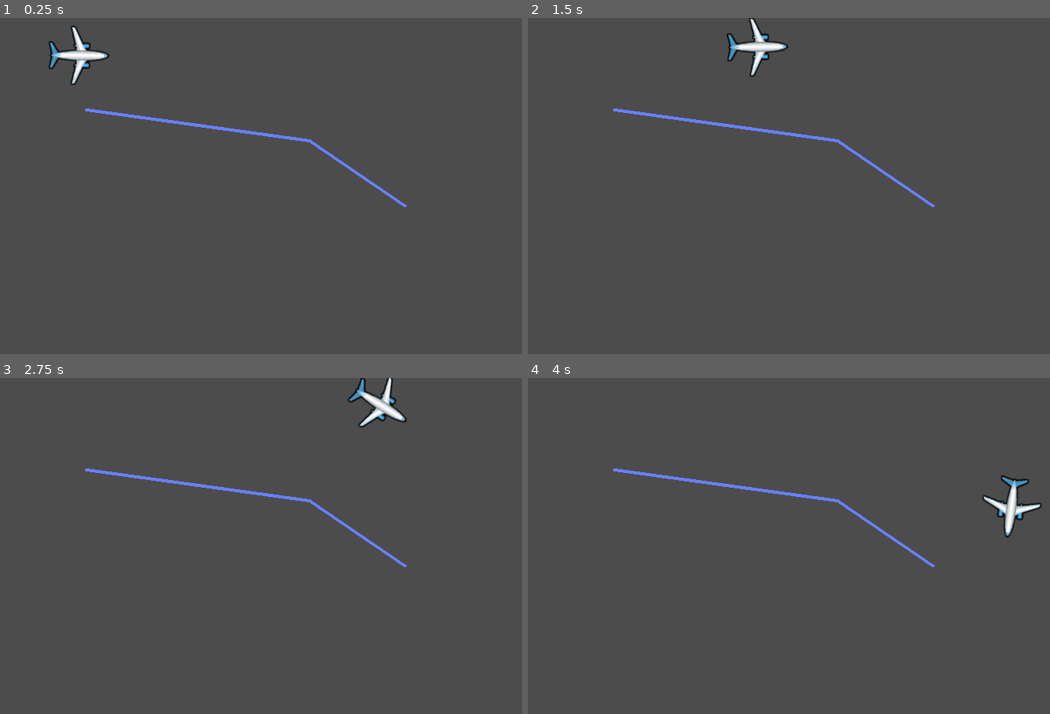
Above: before the commit, frames 1-4 (two rows, left to right).
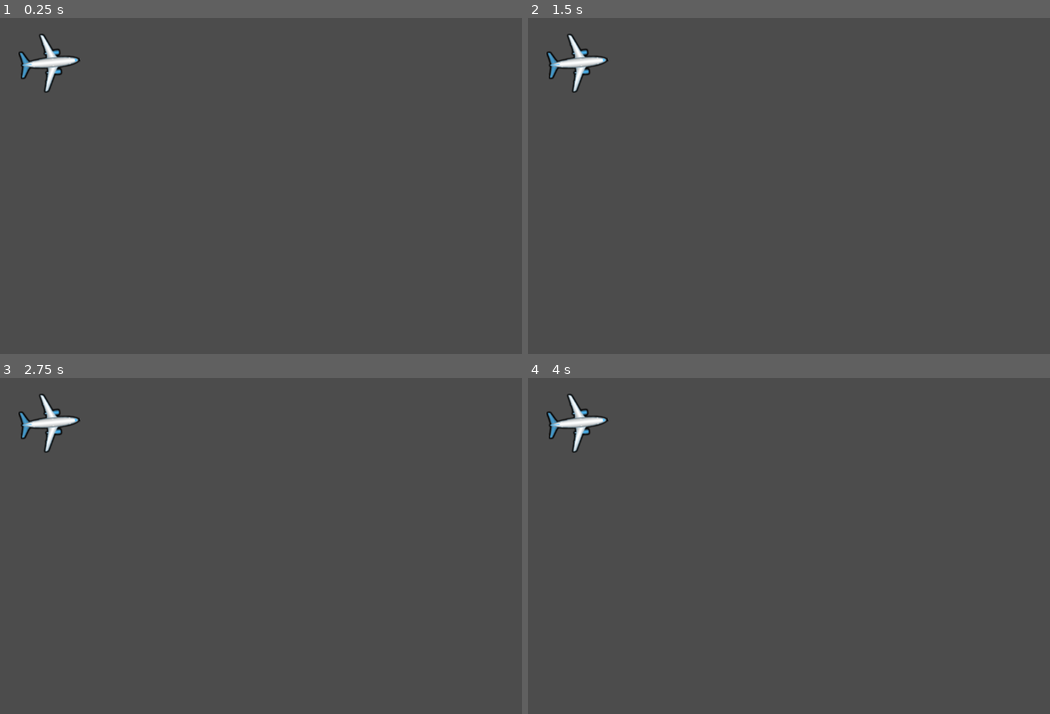
Above: after the commit, the same moments.

Repository: Zolibot/SeaPortGame
Game: Godot game, scene res://scene/protatape/PathFollowTest/UsePathFollow.tscn
The game is run twice, just before and just after one commit, with the same random seed, the same clock (stepped at 60 frames per second) and the same inputs. Before the commit the project starts from res://scene/protatape/UsePathFollow.tscn.
Inputs (mouse positions are in pixels of both pictures, inside the frame that each line leads up to):
- Up to frame 1 (0.25 s): no input
- Up to frame 2 (1.5 s): move the mouse to (882, 179) at 0.52 s; click (882, 179) at 0.67 s; move the mouse to (627, 216) at 1.27 s; click (627, 216) at 1.42 s
- Up to frame 3 (2.75 s): move the mouse to (281, 478) at 2.02 s; click (281, 478) at 2.17 s
- Up to frame 4 (4 s): move the mouse to (715, 630) at 2.77 s; click (715, 630) at 2.92 s; move the mouse to (935, 613) at 3.52 s; click (935, 613) at 3.67 s

The runs differ from the first frame. In frame 1, 1.8% of the frame differs, in the area x 3-78%, y 2-57%; in frame 2, 1.9%; in frame 3, 1.9%; in frame 4, 1.9%, in the area x 3-99%, y 4-57%.

Commit message:
На ветке master 	изменено:      project.godot 	новый файл:    scene/protatape/PathBath/Draw.gd 	новый файл:    scene/protatape/PathBath/Draw.tscn 	новый файл:    scene/protatape/PathBath/PathfollowBath.gd 	новый файл:    scene/protatape/PathBath/PathfollowBath.tscn 	новый файл:    scene/protatape/PathBath/Plane.gd 	новый файл:    scene/protatape/PathBath/Plane.tscn 	новый файл:    scene/protatape/PathBath/new_atlastexture.atlastex 	переименовано: scene/protatape/Draw.gd -> scene/protatape/PathFollowTest/Draw.gd 	переименовано: scene/protatape/PathFollow2D.gd -> scene/protatape/PathFollowTest/PathFollow2D.gd 	переименовано: scene/protatape/PathFollowWxaple.gd -> scene/protatape/PathFollowTest/PathFollowWxaple.gd 	переименовано: scene/protatape/UsePathFollow.gd -> scene/protatape/PathFollowTest/UsePathFollow.gd 	новый файл:    scene/protatape/PathFollowTest/UsePathFollow.tscn 	переименовано: scene/protatape/curve2d.tres -> scene/protatape/PathFollowTest/curve2d.tres 	удалено:       scene/protatape/UsePathFollow.tscn

Diff:
--- a/project.godot
+++ b/project.godot
@@ -11,7 +11,7 @@
 [application]
 
 config/name="Sea Port Control"
-run/main_scene="res://scene/protatape/UsePathFollow.tscn"
+run/main_scene="res://scene/protatape/PathFollowTest/UsePathFollow.tscn"
 config/icon="res://icon.png"
 
 [display]
@@ -27,10 +27,10 @@
 [rendering]
 
 quality/driver/driver_name="GLES2"
-2d/options/use_nvidia_rect_flicker_workaround=true
 quality/intended_usage/framebuffer_allocation=0
 quality/intended_usage/framebuffer_allocation.mobile=0
 2d/snapping/use_gpu_pixel_snap=true
 vram_compression/import_etc=true
 vram_compression/import_etc2=false
+2d/options/use_software_skinning=false
 environment/default_environment="res://default_env.tres"
--- /dev/null
+++ b/scene/protatape/PathBath/Draw.gd
@@ -0,0 +1,51 @@
+extends Node2D
+
+
+
+signal simlify(activtePoint)
+
+var can_move := true
+var active_points := []
+var is_drawing := false
+var is_ := false
+var count = 0
+
+#func _ready() -> void:
+#	connect('simlify',$Plane,'_simplify')
+
+
+func _unhandled_input(event: InputEvent) -> void:
+	if is_drawing:
+		can_move = true
+
+	if event is InputEventMouseMotion and can_move:
+		if is_drawing:
+			active_points.append(event.position)
+			count+=1
+			if count % 10 == 0:
+				update()
+				count = 0
+	elif event is InputEventMouseButton and can_move:
+		if event.pressed and event.button_index == BUTTON_LEFT:
+			active_points.clear()
+			active_points.append(event.position)
+			is_drawing = true
+			update()
+		elif not event.pressed:
+			is_drawing = false
+			can_move = false
+			if active_points.size() >= 2:
+				emit_signal('simlify', active_points)
+				active_points.clear()
+
+
+
+func _draw() -> void:
+	if is_drawing:
+		draw_polyline(active_points, Color.skyblue, 5.0,false)
+
+#	else:
+#		if active_points.size() < 0:
+#			draw_circle(active_points.front(), 2, Color.red)
+#			draw_circle(active_points.back(), 2, Color.yellow)
+#			draw_polyline(active_points, Color.skyblue, 1.0)
--- /dev/null
+++ b/scene/protatape/PathBath/Draw.tscn
@@ -0,0 +1,6 @@
+[gd_scene load_steps=2 format=2]
+
+[ext_resource path="res://scene/protatape/PathBath/Draw.gd" type="Script" id=1]
+
+[node name="Draw" type="Node2D"]
+script = ExtResource( 1 )
--- /dev/null
+++ b/scene/protatape/PathBath/PathfollowBath.gd
@@ -0,0 +1,27 @@
+extends Node2D
+
+signal ok()
+# Declare member variables here. Examples:
+# var a: int = 2
+# var b: String = "text"
+onready var pathBath = $PathBath
+onready var lineBath = $LineBath
+onready var drawBath = $DrawBath
+
+
+
+func _ready() -> void:
+	print(1)
+	emit_signal('ok')
+
+	$DrawBath.add_child($Plane.draw)
+	pass # Replace with function body.
+
+func _process(delta: float) -> void:
+	OS.set_window_title("FPS %d" % Engine.get_frames_per_second())
+
+
+func _on_Plane_path_established(path, line, draw) -> void:
+	pathBath.add_child(path)
+	lineBath.add_child(line)
+	drawBath.add_child(draw)
--- /dev/null
+++ b/scene/protatape/PathBath/PathfollowBath.tscn
@@ -0,0 +1,54 @@
+[gd_scene load_steps=3 format=2]
+
+[ext_resource path="res://scene/protatape/PathBath/Plane.tscn" type="PackedScene" id=1]
+[ext_resource path="res://scene/protatape/PathBath/PathfollowBath.gd" type="Script" id=2]
+
+[node name="PathfollowBath" type="Node2D"]
+script = ExtResource( 2 )
+
+[node name="PathBath" type="Node2D" parent="."]
+__meta__ = {
+"_edit_lock_": true
+}
+
+[node name="DrawBath" type="Node2D" parent="."]
+__meta__ = {
+"_edit_lock_": true
+}
+
+[node name="LineBath" type="Node2D" parent="."]
+__meta__ = {
+"_edit_lock_": true
+}
+
+[node name="Plane" parent="." instance=ExtResource( 1 )]
+position = Vector2( 831, 426 )
+
+[node name="Plane2" parent="." instance=ExtResource( 1 )]
+position = Vector2( 207, 372 )
+
+[node name="Plane3" parent="." instance=ExtResource( 1 )]
+position = Vector2( 359, 228 )
+
+[node name="Plane4" parent="." instance=ExtResource( 1 )]
+position = Vector2( 359, 372 )
+
+[node name="Plane5" parent="." instance=ExtResource( 1 )]
+position = Vector2( 504, 372 )
+
+[node name="Plane6" parent="." instance=ExtResource( 1 )]
+position = Vector2( 504, 228 )
+
+[connection signal="path_established" from="Plane" to="." method="_on_Plane_path_established"]
+[connection signal="path_established" from="Plane2" to="." method="_on_Plane_path_established"]
+[connection signal="path_established" from="Plane3" to="." method="_on_Plane_path_established"]
+[connection signal="path_established" from="Plane4" to="." method="_on_Plane_path_established"]
+[connection signal="path_established" from="Plane5" to="." method="_on_Plane_path_established"]
+[connection signal="path_established" from="Plane6" to="." method="_on_Plane_path_established"]
+
+[editable path="Plane"]
+[editable path="Plane2"]
+[editable path="Plane3"]
+[editable path="Plane4"]
+[editable path="Plane5"]
+[editable path="Plane6"]
--- /dev/null
+++ b/scene/protatape/PathBath/Plane.gd
@@ -0,0 +1,85 @@
+extends KinematicBody2D
+
+
+export (PackedScene) var draw
+
+signal path_established(path,line,draw)
+#TODO
+signal path_delete(path,line)
+
+export (int) var speed = 200
+var target = Vector2()
+var velocity = Vector2()
+
+var if_add_child := true
+
+
+var distance_threshold := 40.0
+
+
+onready var path2d:Path2D = Path2D.new()
+onready var pathFollow:PathFollow2D = PathFollow2D.new()
+onready var line2d:Line2D = Line2D.new()
+onready var curve:Curve2D = Curve2D.new()
+
+func _ready() -> void:
+	print(2)
+	yield(get_parent(),"ok")
+
+	draw = draw.instance()
+	draw.connect("simlify",self,"_simplify")
+	pathFollow.set_loop(false)
+	pathFollow.set_lookahead(200)
+	path2d.add_child(pathFollow)
+
+
+
+func _physics_process(delta: float) -> void:
+	pathFollow.offset += 100 * delta
+	velocity = position.direction_to(pathFollow.get_position()) * speed
+	set_rotation(pathFollow.get_rotation())
+	if position.distance_to(pathFollow.get_position()) > 5:
+		velocity = move_and_slide(velocity)
+
+func _simplify(active_points) -> void:
+	var first: Vector2 = active_points.front()
+	var last: Vector2 = active_points.back()
+	var key := first
+	var simplified_path := [first]
+	for i in range(1, active_points.size()):
+		var point: Vector2 = active_points[i]
+		var distance := point.distance_to(key)
+		if distance > distance_threshold:
+			key = point
+			simplified_path.append(key)
+	active_points = simplified_path
+	if active_points.back() != last:
+		active_points.append(last)
+
+
+	curve.clear_points()
+
+	for x in active_points:
+		curve.add_point(x)
+
+	pathFollow.offset = 0
+	path2d.set_curve(curve)
+	line2d.clear_points()
+	line2d.set_points(curve.get_baked_points())
+	if if_add_child:
+		emit_signal("path_established", path2d, line2d)
+		if_add_child = false
+
+
+
+func _on_Area2D_mouse_entered() -> void:
+	$AnimationPlayer.play('Chose')
+	draw.can_move = true
+	if if_add_child:
+		emit_signal("path_established", path2d, line2d, draw)
+		if_add_child = false
+
+
+func _on_Area2D_mouse_exited() -> void:
+	$AnimationPlayer.play('Exit')
+	draw.can_move = false
--- /dev/null
+++ b/scene/protatape/PathBath/Plane.tscn
@@ -0,0 +1,126 @@
+[gd_scene load_steps=10 format=2]
+
+[ext_resource path="res://scene/protatape/PathBath/new_atlastexture.atlastex" type="Texture" id=1]
+[ext_resource path="res://scene/protatape/PathBath/Plane.gd" type="Script" id=2]
+[ext_resource path="res://scene/protatape/PathBath/Draw.tscn" type="PackedScene" id=3]
+[ext_resource path="res://assets/atlas/game_src.png" type="Texture" id=4]
+
+[sub_resource type="AtlasTexture" id=2]
+flags = 4
+atlas = ExtResource( 4 )
+region = Rect2( 1478, 123, 130, 130 )
+
+[sub_resource type="RectangleShape2D" id=1]
+extents = Vector2( 50, 50 )
+
+[sub_resource type="Animation" id=3]
+resource_name = "Chose"
+length = 0.3
+tracks/0/type = "value"
+tracks/0/path = NodePath("Sprite2:visible")
+tracks/0/interp = 1
+tracks/0/loop_wrap = true
+tracks/0/imported = false
+tracks/0/enabled = true
+tracks/0/keys = {
+"times": PoolRealArray( 0 ),
+"transitions": PoolRealArray( 1 ),
+"update": 1,
+"values": [ true ]
+}
+tracks/1/type = "value"
+tracks/1/path = NodePath("Sprite2:scale")
+tracks/1/interp = 1
+tracks/1/loop_wrap = true
+tracks/1/imported = false
+tracks/1/enabled = true
+tracks/1/keys = {
+"times": PoolRealArray( 0, 0.3 ),
+"transitions": PoolRealArray( 1, 1 ),
+"update": 0,
+"values": [ Vector2( 0.1, 0.1 ), Vector2( 1, 1 ) ]
+}
+
+[sub_resource type="Animation" id=5]
+resource_name = "Exit"
+tracks/0/type = "value"
+tracks/0/path = NodePath("Sprite2:scale")
+tracks/0/interp = 1
+tracks/0/loop_wrap = true
+tracks/0/imported = false
+tracks/0/enabled = true
+tracks/0/keys = {
+"times": PoolRealArray( 0, 1 ),
+"transitions": PoolRealArray( 1, 1 ),
+"update": 0,
+"values": [ Vector2( 1, 1 ), Vector2( 0.1, 0.1 ) ]
+}
+tracks/1/type = "value"
+tracks/1/path = NodePath("Sprite2:visible")
+tracks/1/interp = 1
+tracks/1/loop_wrap = true
+tracks/1/imported = false
+tracks/1/enabled = true
+tracks/1/keys = {
+"times": PoolRealArray( 1 ),
+"transitions": PoolRealArray( 1 ),
+"update": 1,
+"values": [ false ]
+}
+
+[sub_resource type="Animation" id=4]
+length = 0.001
+tracks/0/type = "value"
+tracks/0/path = NodePath("Sprite2:visible")
+tracks/0/interp = 1
+tracks/0/loop_wrap = true
+tracks/0/imported = false
+tracks/0/enabled = true
+tracks/0/keys = {
+"times": PoolRealArray( 0 ),
+"transitions": PoolRealArray( 1 ),
+"update": 0,
+"values": [ false ]
+}
+tracks/1/type = "value"
+tracks/1/path = NodePath("Sprite2:scale")
+tracks/1/interp = 1
+tracks/1/loop_wrap = true
+tracks/1/imported = false
+tracks/1/enabled = true
+tracks/1/keys = {
+"times": PoolRealArray( 0 ),
+"transitions": PoolRealArray( 1 ),
+"update": 0,
+"values": [ Vector2( 0.1, 0.1 ) ]
+}
+
+[node name="Plane" type="KinematicBody2D"]
+script = ExtResource( 2 )
+draw = ExtResource( 3 )
+
+[node name="Sprite2" type="Sprite" parent="."]
+visible = false
+scale = Vector2( 0.1, 0.1 )
+texture = SubResource( 2 )
+
+[node name="Sprite" type="Sprite" parent="."]
+texture = ExtResource( 1 )
+
+[node name="CollisionShape2D" type="CollisionShape2D" parent="."]
+visible = false
+shape = SubResource( 1 )
+
+[node name="Area2D" type="Area2D" parent="."]
+
+[node name="CollisionShape2D2" type="CollisionShape2D" parent="Area2D"]
+visible = false
+shape = SubResource( 1 )
+
+[node name="AnimationPlayer" type="AnimationPlayer" parent="."]
+anims/Chose = SubResource( 3 )
+anims/Exit = SubResource( 5 )
+anims/RESET = SubResource( 4 )
+
+[connection signal="mouse_entered" from="Area2D" to="." method="_on_Area2D_mouse_entered"]
+[connection signal="mouse_exited" from="Area2D" to="." method="_on_Area2D_mouse_exited"]
--- a/scene/protatape/UsePathFollow.gd
+++ b/scene/protatape/PathFollowTest/UsePathFollow.gd
@@ -5,6 +5,7 @@
 
 var active_points := []
 var is_drawing := false
+var is_ := false
 var distance_threshold := 40.0
 var count = 0
 
@@ -21,9 +22,6 @@
 			active_points.clear()
 			active_points.append(event.position)
 			is_drawing = true
-
-
-
 			update()
 		elif not event.pressed:
 			is_drawing = false
@@ -33,14 +31,12 @@
 
 func _draw() -> void:
 	if is_drawing:
-#		for point in active_points:
-#			draw_circle(point, 2, Color.red)
 		draw_polyline(active_points, Color.skyblue, 5.0,false)
-	else:
-		if active_points.size() < 0:
-			draw_circle(active_points.front(), 2, Color.red)
-			draw_circle(active_points.back(), 2, Color.yellow)
-			draw_polyline(active_points, Color.skyblue, 1.0)
+#	else:
+#		if active_points.size() < 0:
+#			draw_circle(active_points.front(), 2, Color.red)
+#			draw_circle(active_points.back(), 2, Color.yellow)
+#			draw_polyline(active_points, Color.skyblue, 1.0)
 
 
 func _simplify() -> void:
@@ -64,7 +60,6 @@
 
 		curve.add_point(x)
 
-
 	$Path2D.set_curve(curve)
 	$Path2D/PathFollow2D.offset = 0
 	$Line2D.clear_points()
--- /dev/null
+++ b/scene/protatape/PathFollowTest/UsePathFollow.tscn
@@ -0,0 +1,35 @@
+[gd_scene load_steps=5 format=2]
+
+[ext_resource path="res://scene/protatape/PathFollowTest/PathFollow2D.gd" type="Script" id=1]
+[ext_resource path="res://scene/protatape/PathFollowTest/UsePathFollow.gd" type="Script" id=2]
+[ext_resource path="res://scene/protatape/PathBath/new_atlastexture.atlastex" type="Texture" id=3]
+
+[sub_resource type="Curve2D" id=1]
+_data = {
+"points": PoolVector2Array(  )
+}
+
+[node name="UsePathFollow" type="Node2D"]
+script = ExtResource( 2 )
+
+[node name="Line2D" type="Line2D" parent="."]
+width = 5.0
+joint_mode = 2
+begin_cap_mode = 2
+end_cap_mode = 2
+
+[node name="Path2D" type="Path2D" parent="."]
+self_modulate = Color( 0.34902, 0.478431, 1, 0.701961 )
+curve = SubResource( 1 )
+
+[node name="PathFollow2D" type="PathFollow2D" parent="Path2D"]
+position = Vector2( 230, 74 )
+rotation = -0.152347
+loop = false
+lookahead = 96.948
+script = ExtResource( 1 )
+
+[node name="Sprite" type="Sprite" parent="Path2D/PathFollow2D"]
+position = Vector2( -0.998207, -0.0599594 )
+rotation = 0.0599974
+texture = ExtResource( 3 )
--- a/scene/protatape/UsePathFollow.tscn
+++ /dev/null
@@ -1,37 +0,0 @@
-[gd_scene load_steps=6 format=2]
-
-[ext_resource path="res://assets/atlas/game_src.png" type="Texture" id=1]
-[ext_resource path="res://scene/protatape/curve2d.tres" type="Curve2D" id=2]
-[ext_resource path="res://scene/protatape/PathFollow2D.gd" type="Script" id=3]
-[ext_resource path="res://scene/protatape/UsePathFollow.gd" type="Script" id=4]
-
-[sub_resource type="AtlasTexture" id=3]
-flags = 4
-atlas = ExtResource( 1 )
-region = Rect2( 1479, 23, 101, 100 )
-
-[node name="UsePathFollow" type="Node2D"]
-script = ExtResource( 4 )
-
-[node name="Line2D" type="Line2D" parent="."]
-points = PoolVector2Array( 289, 153, 659, 204, 817, 312 )
-width = 5.0
-joint_mode = 2
-begin_cap_mode = 2
-end_cap_mode = 2
-
-[node name="Path2D" type="Path2D" parent="."]
-self_modulate = Color( 0.34902, 0.478431, 1, 0.701961 )
-curve = ExtResource( 2 )
-
-[node name="PathFollow2D" type="PathFollow2D" parent="Path2D"]
-position = Vector2( 230, 74 )
-rotation = -0.341327
-loop = false
-lookahead = 96.948
-script = ExtResource( 3 )
-
-[node name="Sprite" type="Sprite" parent="Path2D/PathFollow2D"]
-position = Vector2( -0.998207, -0.0599594 )
-rotation = 0.0599974
-texture = SubResource( 3 )
Binary file added: scene/protatape/PathBath/new_atlastexture.atlastex
Renamed: scene/protatape/Draw.gd -> scene/protatape/PathFollowTest/Draw.gd
Renamed: scene/protatape/PathFollow2D.gd -> scene/protatape/PathFollowTest/PathFollow2D.gd
Renamed: scene/protatape/PathFollowWxaple.gd -> scene/protatape/PathFollowTest/PathFollowWxaple.gd
Renamed: scene/protatape/curve2d.tres -> scene/protatape/PathFollowTest/curve2d.tres
